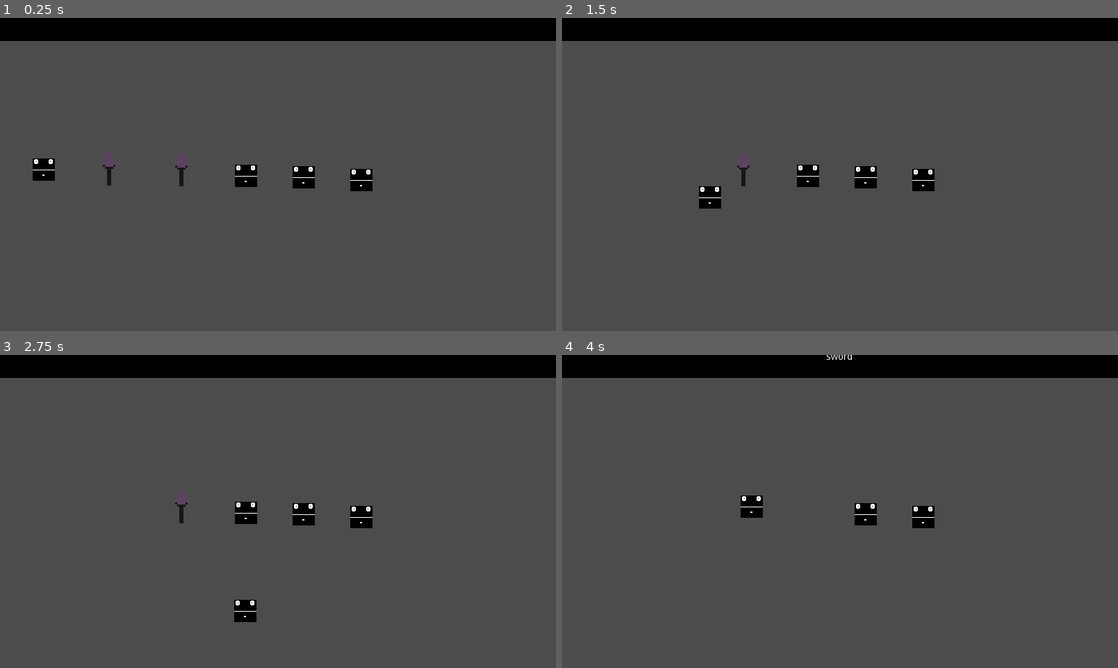
Above: before the commit, frames 1-4 (two rows, left to right).
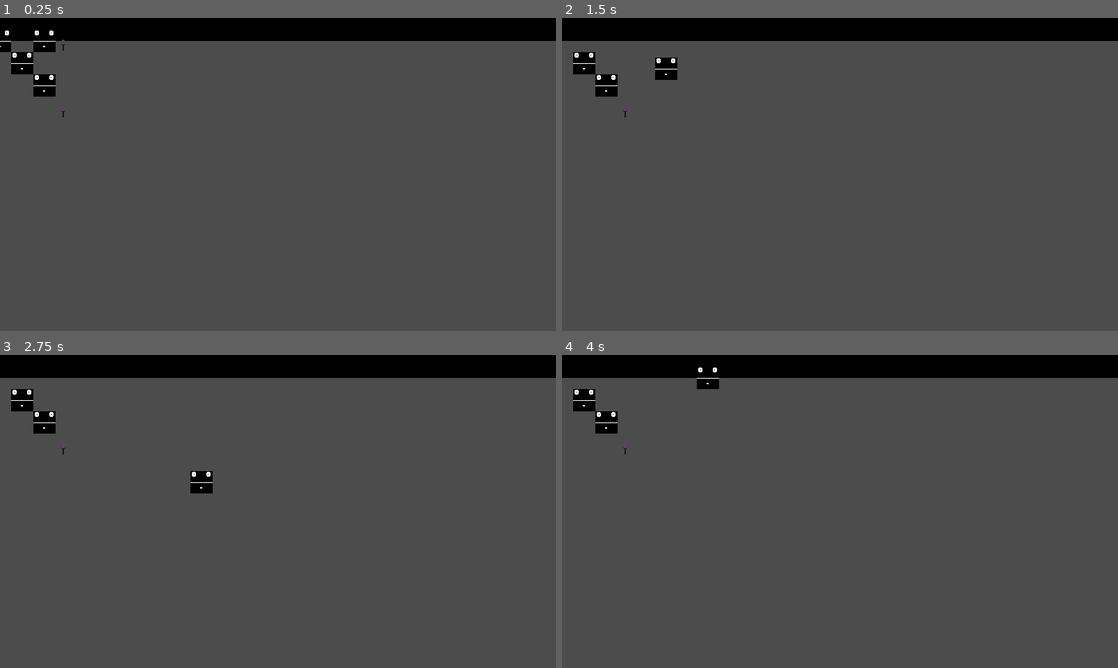
Above: after the commit, the same moments.

Repository: Academia-Team/Academia-Fall-of-the-Citadel
Game: Godot game, scene res://scene/gamescr.tscn
Same seed, same stepped clock (60 frames per second), same inputs: the game is played once before the commit and once after it.
Inputs:
- Up to frame 1 (0.25 s): no input
- Up to frame 2 (1.5 s): tap Enter at 0.5 s; hold Right (move_right) 0.53-1.28 s; tap Space (action) at 0.6, 1.35 s; hold Down (move_down) from 1.28 s (still down)
- Up to frame 3 (2.75 s): release Down (move_down) at 2.03 s; hold Right (move_right) from 2.03 s (still down); tap Space (action) at 2.1 s
- Up to frame 4 (4 s): release Right (move_right) at 2.78 s; hold Up (move_up) 2.78-3.53 s; tap Space (action) at 2.85, 3.6 s; hold Left (move_left) from 3.53 s (still down)

The runs differ from the first frame. In frame 1, 2.1% of the frame differs, in the area x 0-67%, y 4-56%; in frame 2, 2.1%; in frame 3, 2.1%; in frame 4, 1.6%.

Commit message:
Add gameworld

Diff:
--- a/scene/gamescr.tscn
+++ b/scene/gamescr.tscn
@@ -1,9 +1,7 @@
-[gd_scene load_steps=5 format=2]
+[gd_scene load_steps=3 format=2]
 
-[ext_resource path="res://scene/player.tscn" type="PackedScene" id=1]
-[ext_resource path="res://scene/sword.tscn" type="PackedScene" id=2]
 [ext_resource path="res://scene/infobar.tscn" type="PackedScene" id=3]
-[ext_resource path="res://scene/zombie.tscn" type="PackedScene" id=4]
+[ext_resource path="res://scene/gameworld.tscn" type="PackedScene" id=5]
 
 [node name="gamescr" type="Control"]
 anchor_right = 1.0
@@ -11,23 +9,4 @@
 
 [node name="infobar" parent="." instance=ExtResource( 3 )]
 
-[node name="player" parent="." instance=ExtResource( 1 )]
-position = Vector2( 63, 218 )
-
-[node name="sword" parent="." instance=ExtResource( 2 )]
-position = Vector2( 172, 199 )
-
-[node name="sword2" parent="." instance=ExtResource( 2 )]
-position = Vector2( 276, 200 )
-
-[node name="zombie" parent="." instance=ExtResource( 4 )]
-position = Vector2( 354, 227 )
-
-[node name="zombie2" parent="." instance=ExtResource( 4 )]
-position = Vector2( 437, 229 )
-
-[node name="zombie3" parent="." instance=ExtResource( 4 )]
-position = Vector2( 520, 233 )
-
-[connection signal="pick_up_weapon" from="player" to="infobar" method="_on_player_pick_up_weapon"]
-[connection signal="used_weapon" from="player" to="infobar" method="_on_player_used_weapon"]
+[node name="gameworld" parent="." instance=ExtResource( 5 )]
--- /dev/null
+++ b/scene/gameworld.gd
@@ -0,0 +1,38 @@
+extends Node2D
+
+var zombie_scene = preload("res://scene/zombie.tscn")
+var player_scene = preload("res://scene/player.tscn")
+var sword_scene = preload("res://scene/sword.tscn")
+
+
+# Declare member variables here. Examples:
+# var a = 2
+# var b = "text"
+
+
+# Called when the node enters the scene tree for the first time.
+func _ready():
+	var player = player_scene.instance()
+	var sword1 = sword_scene.instance()
+	var sword2 = sword_scene.instance()
+	var zombie1 = zombie_scene.instance()
+	var zombie2 = zombie_scene.instance()
+	var zombie3 = zombie_scene.instance()
+
+	add_child(player)
+	player.position = Vector2(0,0)
+	add_child(sword1)
+	sword1.position = Vector2(96, 96)
+	add_child(sword2)
+	sword2.position = Vector2(96, 0)
+	add_child(zombie1)
+	zombie1.position = Vector2(64,0)
+	add_child(zombie2)
+	zombie2.position = Vector2(32,32)
+	add_child((zombie3))
+	zombie3.position = Vector2(64,64)
+
+
+# Called every frame. 'delta' is the elapsed time since the previous frame.
+#func _process(delta):
+#	pass
--- /dev/null
+++ b/scene/gameworld.tscn
@@ -0,0 +1,7 @@
+[gd_scene load_steps=2 format=2]
+
+[ext_resource path="res://scene/gameworld.gd" type="Script" id=1]
+
+[node name="gameworld" type="Node2D"]
+position = Vector2( 0, 33 )
+script = ExtResource( 1 )
--- a/scene/sword.tscn
+++ b/scene/sword.tscn
@@ -14,7 +14,6 @@
 shape = SubResource( 1 )
 
 [node name="Sprite" type="Sprite" parent="."]
-scale = Vector2( 3, 3 )
 texture = ExtResource( 1 )
 
 [connection signal="area_entered" from="." to="." method="_on_sword_area_entered"]
